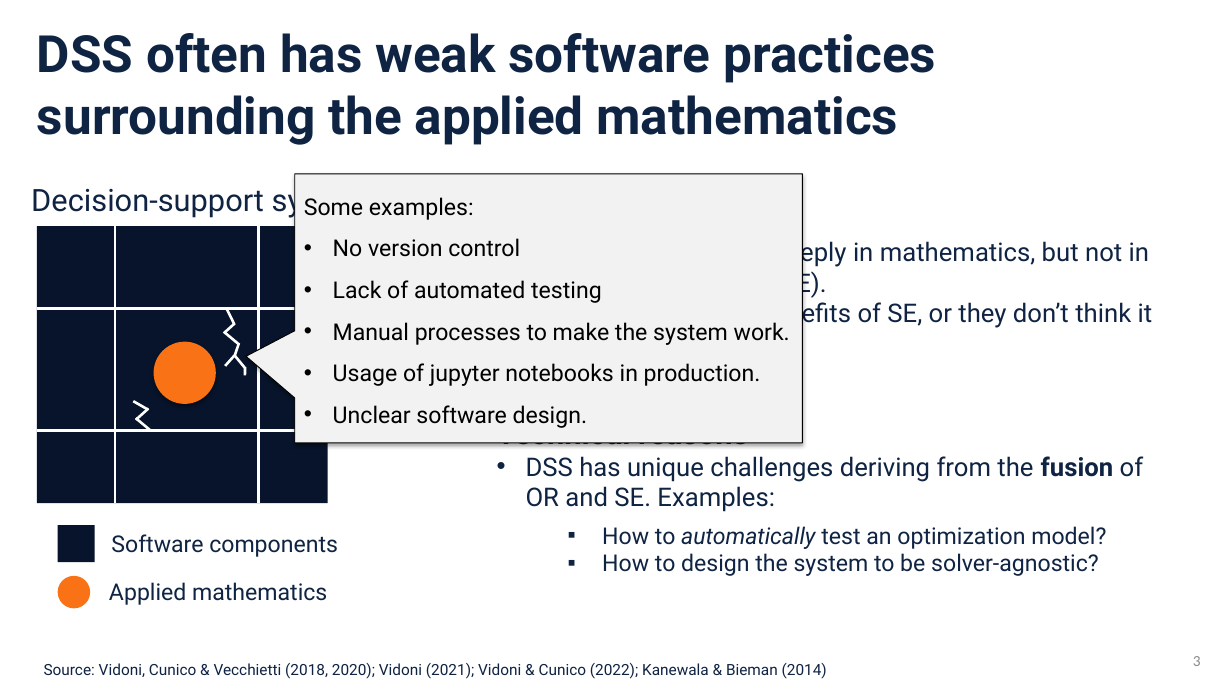
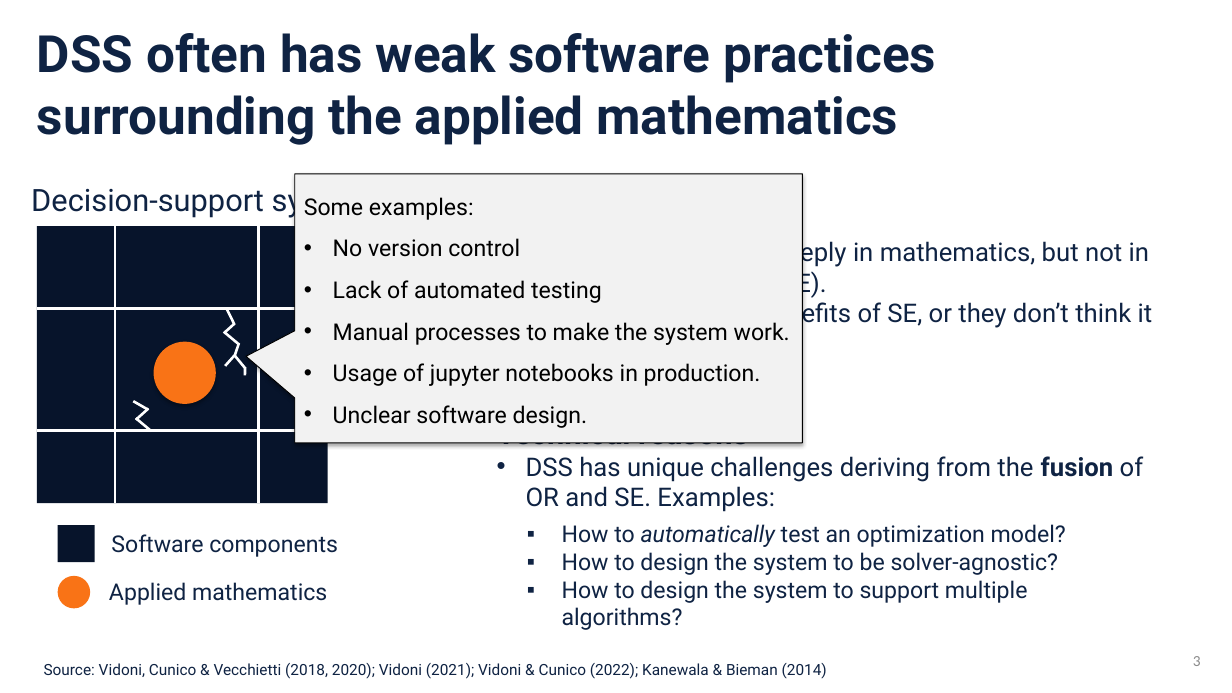
Before and after one commit to sefop/sefop-training-hub, a slide deck: slide 3 of workshops/2026-11-01-informs-annual-meeting/SEFOP Informs Annual Meeting 2026.pptx. Drawn at 1232x693 pixels with LibreOffice and Linux fonts; fonts in the diff are those of the drawing. Boxes give left, top, right and bottom in pixels: in the first picture for what was removed or moved away, otherwise in the second. Text is boxed around its words. In the diff, an @@ line names an element or a change of style, - is before the commit and + after.

```diff
--- a/workshops/2026-11-01-informs-annual-meeting/SEFOP Informs Annual Meeting 2026.pptx
+++ b/workshops/2026-11-01-informs-annual-meeting/SEFOP Informs Annual Meeting 2026.pptx
@@ text "How to automatically test an ...": place and size @@
-text "How to automatically test an ..." at <box>602,526,1106,576</box>
+text "How to automatically test an ..." at <box>562,524,1066,603</box>
@@ text at <box>562,580,1028,603</box>: paragraph added @@
+  ▪ How to design the system to support multiple algorithms?
```
Also in this commit, not shown: 3 other slides changed.
